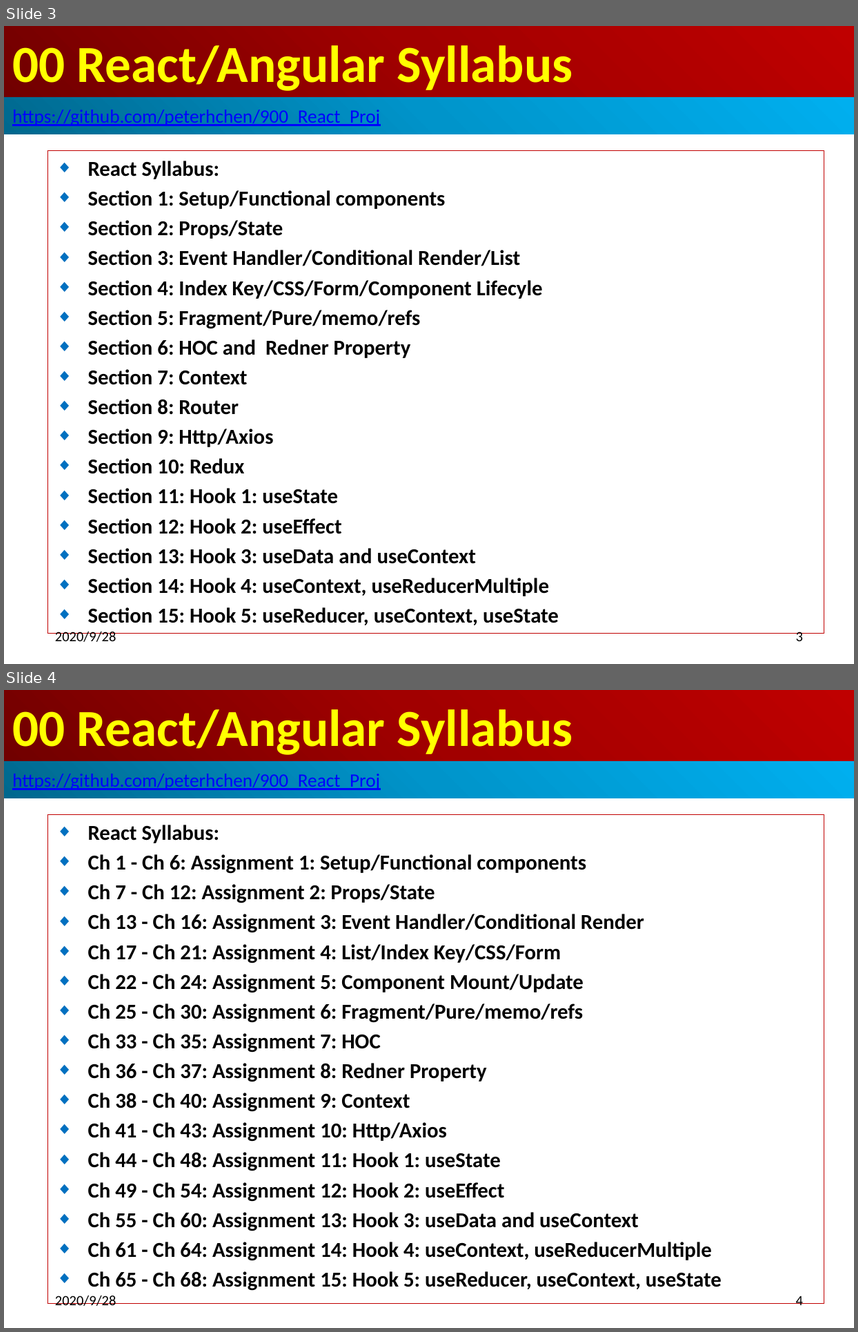
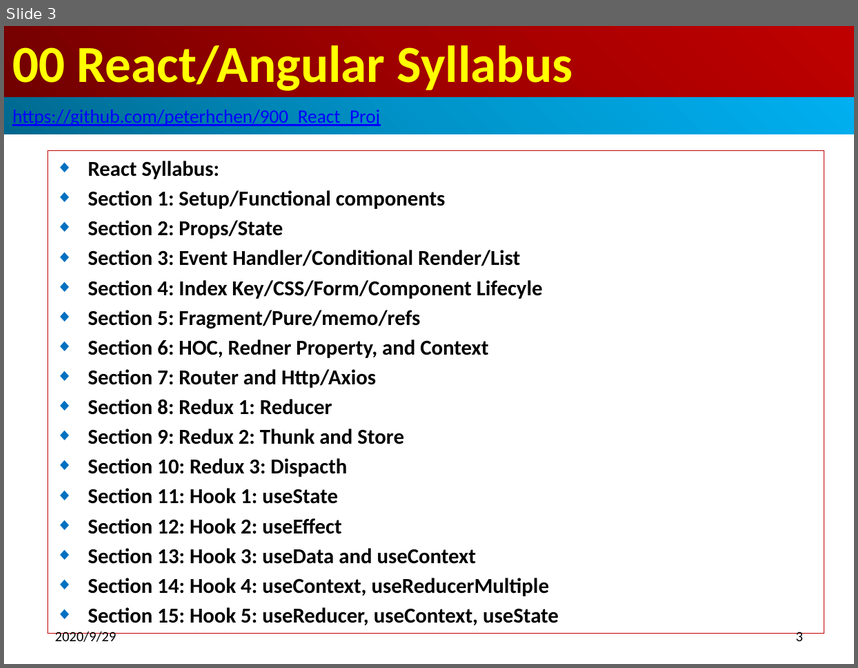
Before and after one commit to peterhchen/900_SVU_ReactJS, a slide deck: 000_ReactJS_V03.pptx. Shown one above the other, each under a label of ours: slides 3 and 4 before the commit, slide 3 after it. The pictures are 858x1332 and 858x668 pixels, drawn with LibreOffice and Linux fonts; fonts in the diff are those of the drawing. Boxes give left, top, right and bottom in pixels: in the first picture for what was removed or moved away, otherwise in the second. Text is boxed around its words. In the diff, an @@ line names an element or a change of style, - is before the commit and + after.

```diff
--- a/000_ReactJS_V03.pptx
+++ b/000_ReactJS_V03.pptx
@@ slide 4 removed at (x1=4, y1=690, x2=854, y2=1328), background #FFFFFF @@
@@ title removed at (x1=4, y1=690, x2=854, y2=761) @@
-00 React/Angular Syllabus
@@ rectangle removed at (x1=4, y1=761, x2=854, y2=799) @@
-https://github.com/peterhchen/900_React_Proj
@@ subtitle removed at (x1=47, y1=815, x2=824, y2=1304) @@
-◆ React Syllabus:
-◆ Ch 1 - Ch 6: Assignment 1: Setup/Functional components
-◆ Ch 7 - Ch 12: Assignment 2: Props/State
-◆ Ch 13 - Ch 16: Assignment 3: Event Handler/Conditional Render
-◆ Ch 17 - Ch 21: Assignment 4: List/Index Key/CSS/Form
-◆ Ch 22 - Ch 24: Assignment 5: Component Mount/Update
-◆ Ch 25 - Ch 30: Assignment 6: Fragment/Pure/memo/refs
-◆ Ch 33 - Ch 35: Assignment 7: HOC
-◆ Ch 36 - Ch 37: Assignment 8: Redner Property
-◆ Ch 38 - Ch 40: Assignment 9: Context
-◆ Ch 41 - Ch 43: Assignment 10: Http/Axios
-◆ Ch 44 - Ch 48: Assignment 11: Hook 1: useState
-◆ Ch 49 - Ch 54: Assignment 12: Hook 2: useEffect
-◆ Ch 55 - Ch 60: Assignment 13: Hook 3: useData and useContext
-◆ Ch 61 - Ch 64: Assignment 14: Hook 4: useContext, useReducerMultiple
-◆ Ch 65 - Ch 68: Assignment 15: Hook 5: useReducer, useContext, useState
@@ text removed at (x1=55, y1=1294, x2=116, y2=1305) @@
-2020/9/28
@@ page number removed at (x1=796, y1=1295, x2=803, y2=1305) @@
-4
@@ slide 3 changed as well @@
@@ subtitle at (x1=88, y1=339, x2=488, y2=477): text changed @@
-◆ Section 6: HOC and Redner Property
-◆ Section 7: Context
-◆ Section 8: Router
-◆ Section 9: Http/Axios
-◆ Section 10: Redux
+◆ Section 6: HOC, Redner Property, and Context
+◆ Section 7: Router and Http/Axios
+◆ Section 8: Redux 1: Reducer
+◆ Section 9: Redux 2: Thunk and Store
+◆ Section 10: Redux 3: Dispacth
@@ text at (x1=55, y1=630, x2=116, y2=641): text changed @@
-2020/9/28
+2020/9/29
```
Also in this commit, not shown: 4 other slides changed, 5 other files.
